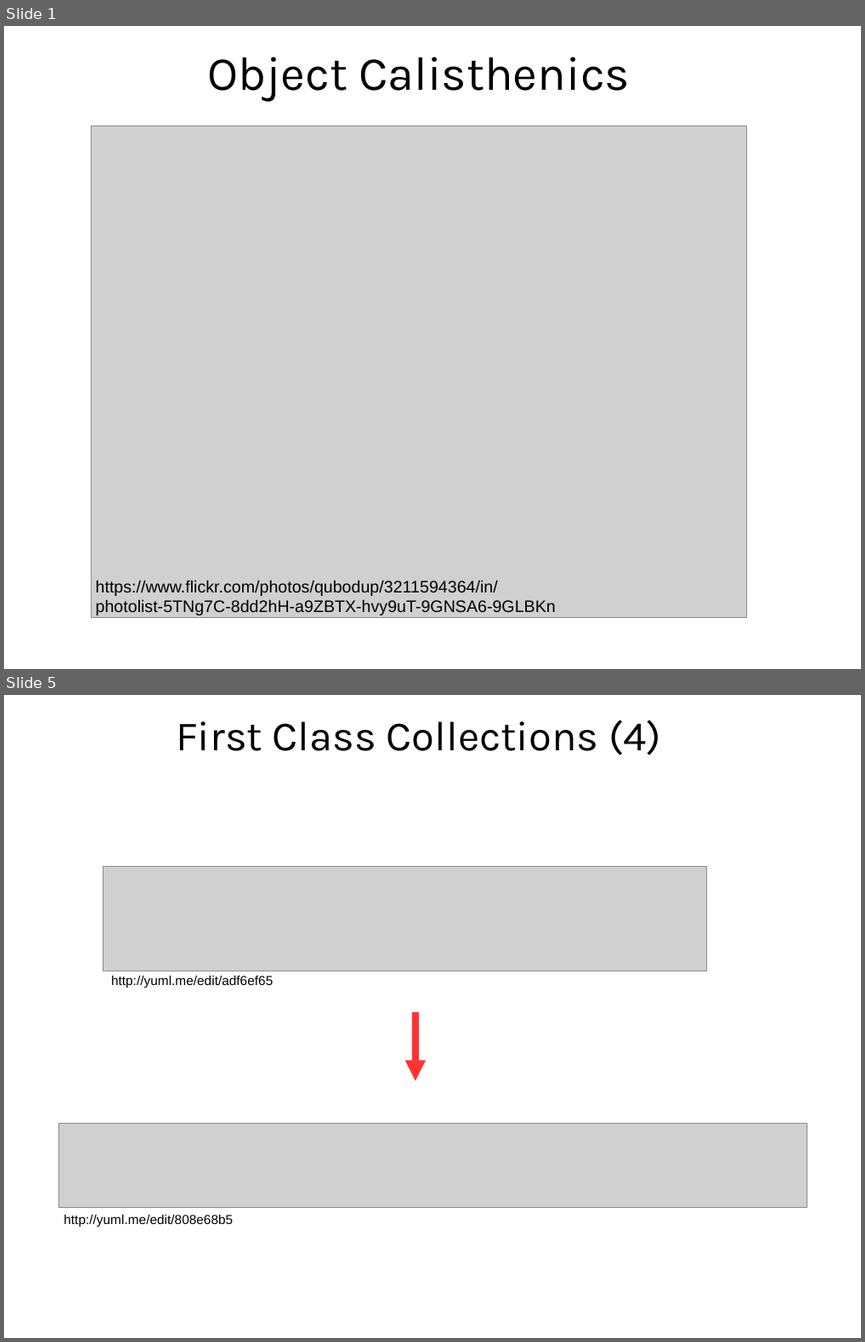
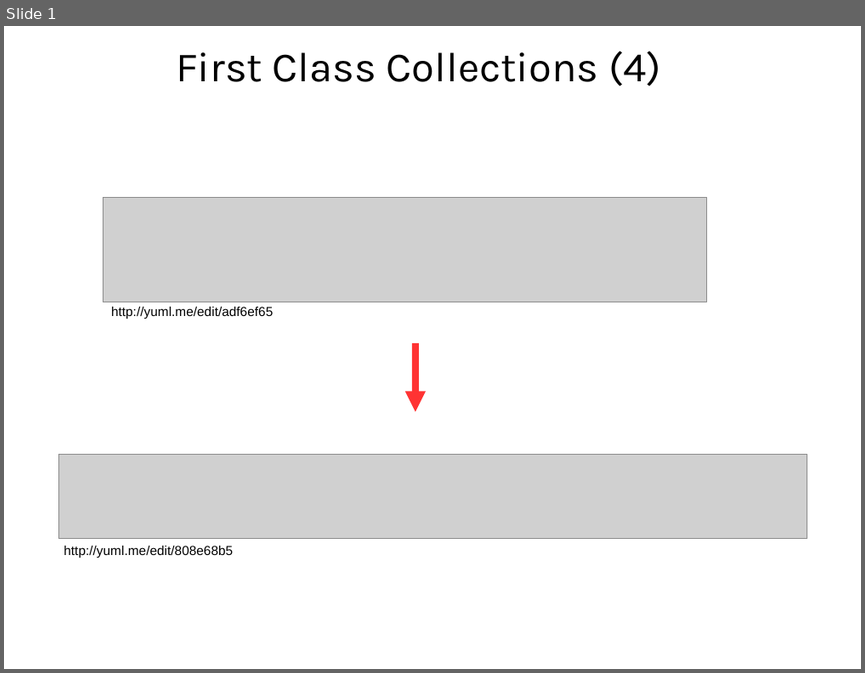
Before and after one commit to wolframkriesing/oop-2016-es6-coderetreat, a slide deck: stuff_we_could_use/04 Object Callisthenics.odp. Shown one above the other, each under a label of ours: slides 1 and 5 before the commit, slide 1 after it; the slides between them are not shown. The pictures are 865x1342 and 865x673 pixels, drawn with LibreOffice and Linux fonts; fonts in the diff are those of the drawing; grey boxes stand for pictures; background and template pictures are left out. Boxes give left, top, right and bottom in pixels: in the first picture for what was removed or moved away, otherwise in the second. Text is boxed around its words. In the diff, an @@ line names an element or a change of style, - is before the commit and + after.

Commit message:
add Session: Constrain No Primitives
 * general cleanup
 * separate folders for handouts & export
 * ES6 class examples
 * No Prims Constraint in Slides: Image & Rules

```diff
--- a/stuff_we_could_use/04 Object Callisthenics.odp
+++ b/stuff_we_could_use/04 Object Callisthenics.odp
@@ slide 1 removed at [4,26,861,669], background picture (left out) @@
@@ title removed at [207,57,630,102] @@
-Object Calisthenics
@@ picture removed at [92,125,747,618] @@
@@ text removed at [96,579,556,615] @@
-https://www.flickr.com/photos/qubodup/3211594364/in/photolist-5TNg7C-8dd2hH-a9ZBTX-hvy9uT-9GNSA6-9GLBKn
@@ what was slide 5 is now slide 1 @@
```
Also in this commit, not shown: 3 other slides removed, 12 other files.
